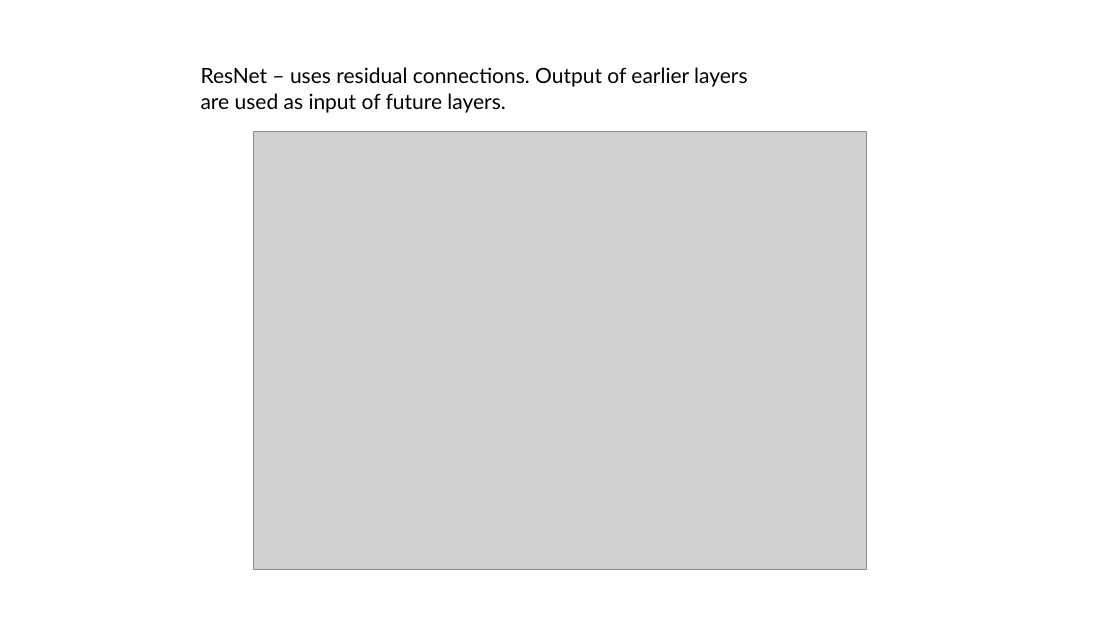
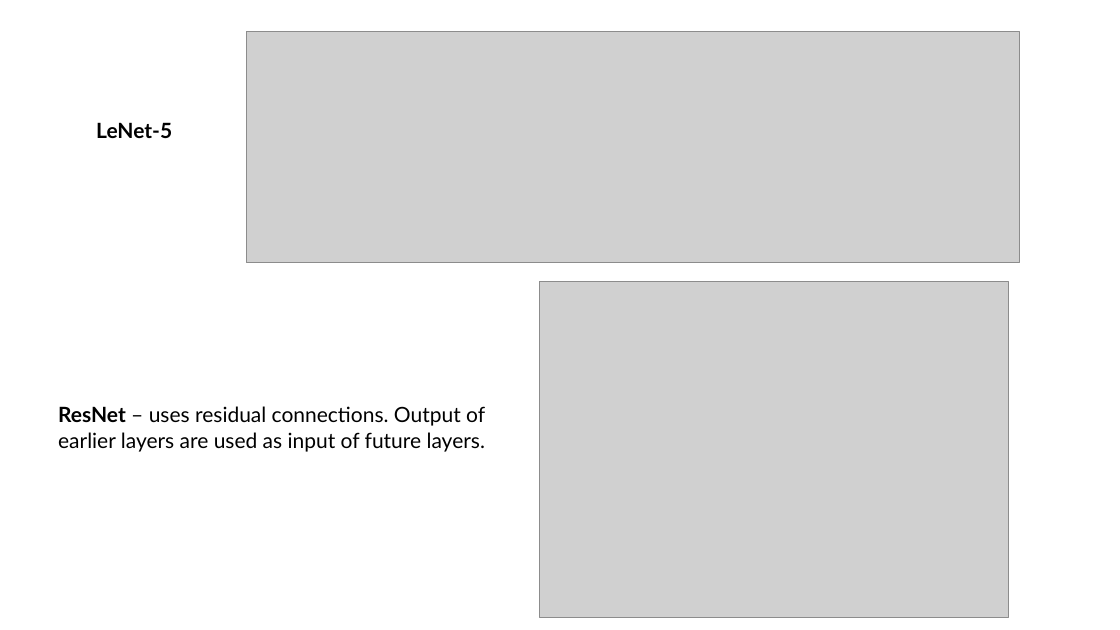
Before and after one commit to DsMouChao/DSCPproject, a slide deck: slide 3 of presentation.pptx (slide 4 before the commit). Drawn at 1120x630 pixels with LibreOffice and Linux fonts; fonts in the diff are those of the drawing; grey boxes stand for pictures. Boxes give left, top, right and bottom in pixels: in the first picture for what was removed or moved away, otherwise in the second. Text is boxed around its words. In the diff, an @@ line names an element or a change of style, - is before the commit and + after.

```diff
--- a/presentation.pptx
+++ b/presentation.pptx
@@ picture added at [246, 32, 1019, 263] @@
@@ text added at [96, 122, 172, 138], 18 pt, text #000000, bold @@
+LeNet-5
@@ picture: place and size @@
-picture at [254, 132, 866, 570]
+picture at [539, 282, 1009, 618]
@@ text "ResNet – uses residual connections. ...": place and size @@
-text "ResNet – uses residual connections. ..." at [201, 67, 747, 113]
+text "ResNet – uses residual connections. ..." at [58, 406, 485, 452]
@@ text "ResNet – uses residual connections. ..." at [58, 406, 485, 452]: bold on in "ResNet" @@
```
Also in this commit, not shown: 3 other slides changed, 5 slides added, 3 slides removed.
